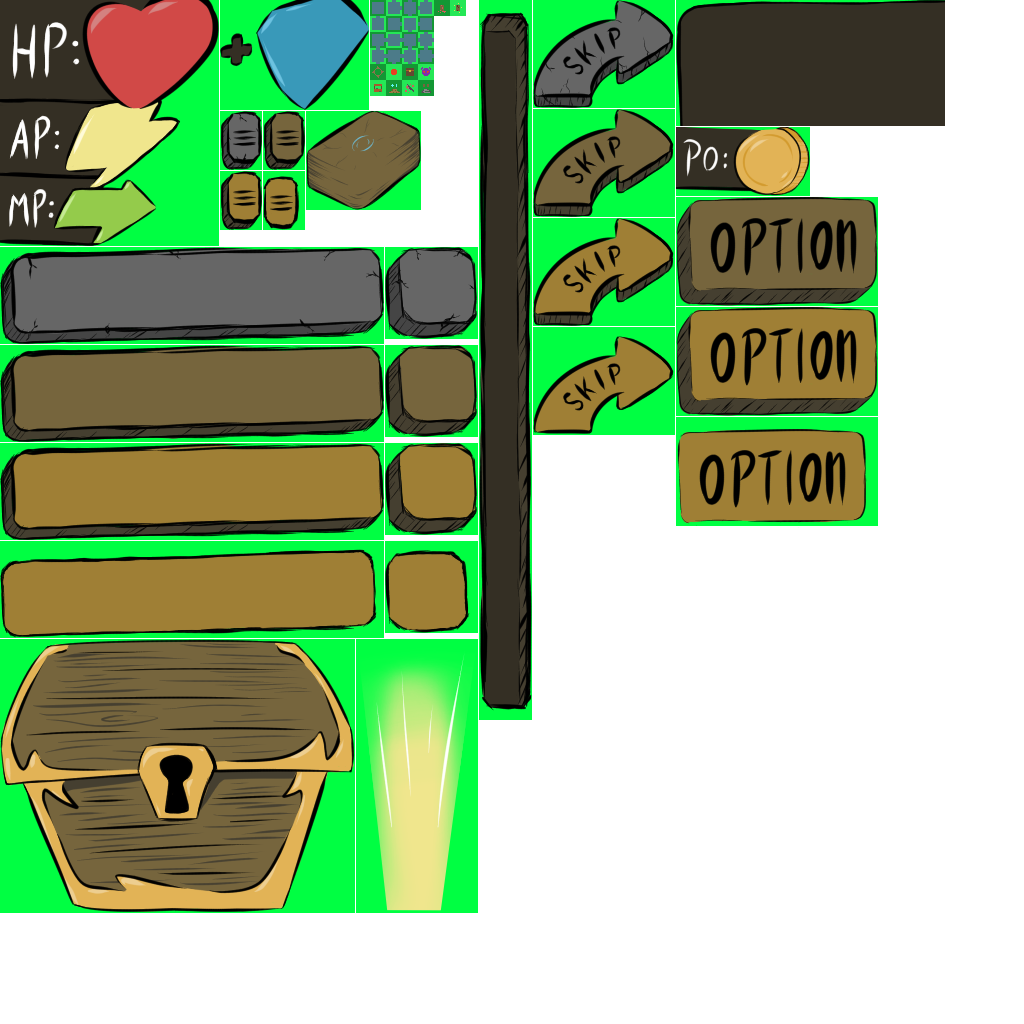
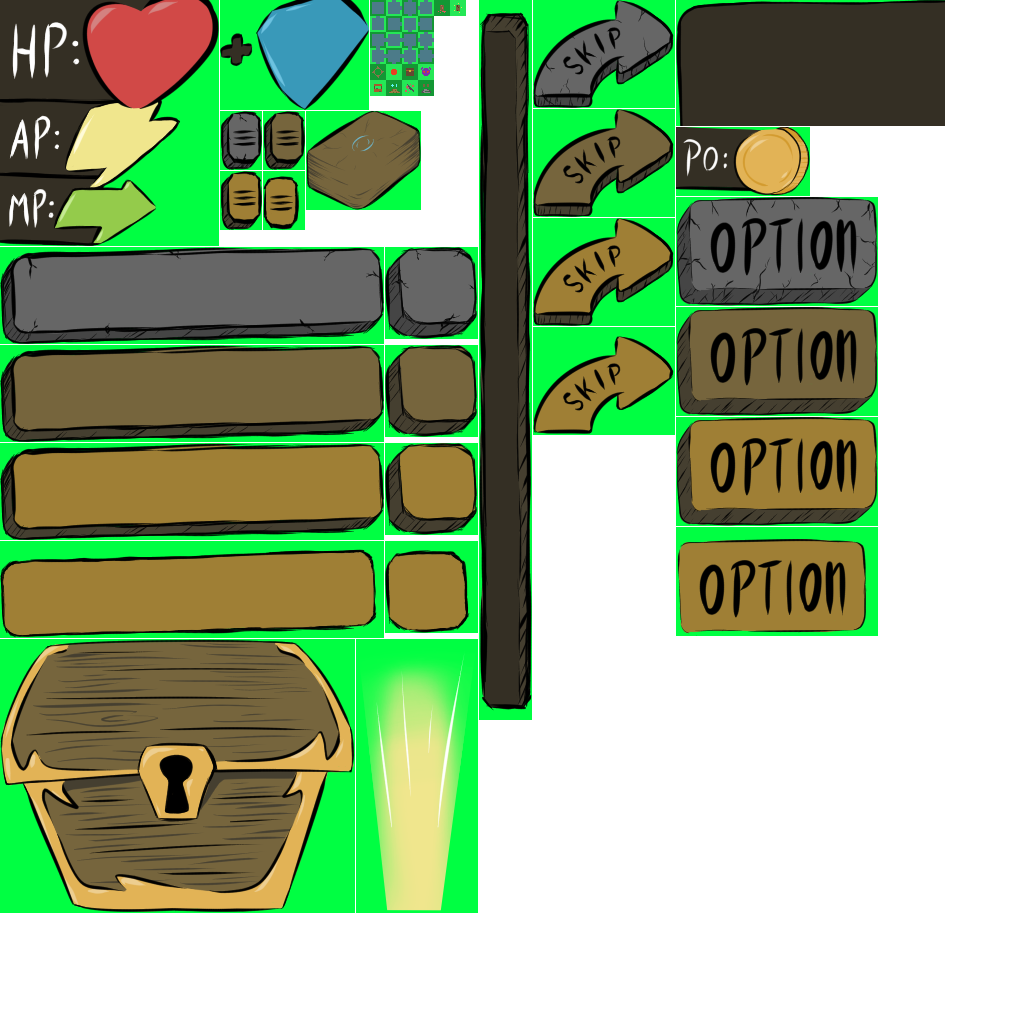
Before/after of a 1024 x 1024 layered artwork. What changed in the layer stack:
removed layer "Copier de A'-B' Fusionnés" (1st of 2, in "skipAndAll") from group "skipAndAll" over (534, 194, 768, 448)
removed layer "Copier de A'-B' Fusionnés" (2nd of 2, in "skipAndAll") from group "skipAndAll" over (534, 64, 768, 320)
added layer "Calque de dessin 28 Fusionnés" (2nd of 3, in "skipAndAll") in group "skipAndAll" over (534, 194, 768, 448)
added layer "Calque de dessin 28 Fusionnés" (3rd of 3, in "skipAndAll") in group "skipAndAll" over (534, 64, 768, 320)
added group "Copier de Calque de groupe 24" with 4 layers in group "option" over (589, 128, 877, 384)
added layer "Copier de Calque de dessin 21" (1st of 4, in "option" › "Copier de Calque de groupe 24") in group "Copier de Calque de groupe 24" over (589, 128, 877, 384)
painted on "Copier de Calque de dessin 21" (2nd of 4, in "option" › "Calque de groupe 24") over (589, 128, 877, 448)
painted on "Calque de dessin 23" (2nd of 2, in "option" › "Calque de groupe 24") over (648, 197, 877, 448)
painted on "Calque de dessin 25" (2nd of 2, in "option" › "Calque de groupe 24") over (648, 197, 877, 448)
painted on "Copier de Calque de dessin 21" (3rd of 4, in "option" › "Calque de groupe 26") over (648, 256, 878, 576)
painted on "Copier de Calque de dessin 23" (1st of 2, in "option" › "Calque de groupe 26") over (648, 256, 878, 576)
painted on "Copier de Calque de dessin 25" over (648, 256, 878, 576)
painted on "Copier de Calque de dessin 21" (4th of 4, in "option" › "Calque de groupe 27") over (620, 384, 878, 636)
painted on "Copier de Calque de dessin 23" (2nd of 2, in "option" › "Calque de groupe 27") over (589, 320, 878, 636)
painted on "Copier de Calque de dessin 14" (2nd of 3, in "greenScreen" › "skipAndother") over (534, 194, 768, 448)
painted on "Calque de dessin 22" over (676, 320, 878, 636)
…and 25 more changes (6 added, 18 painted, 1 removed)
